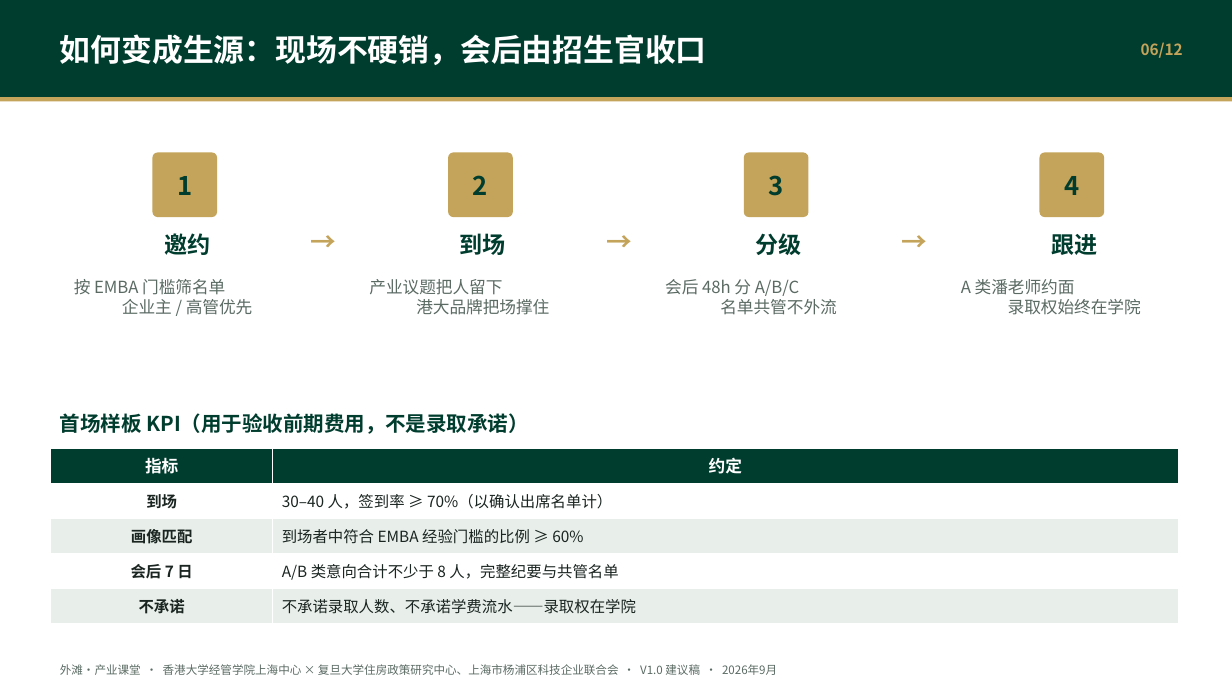
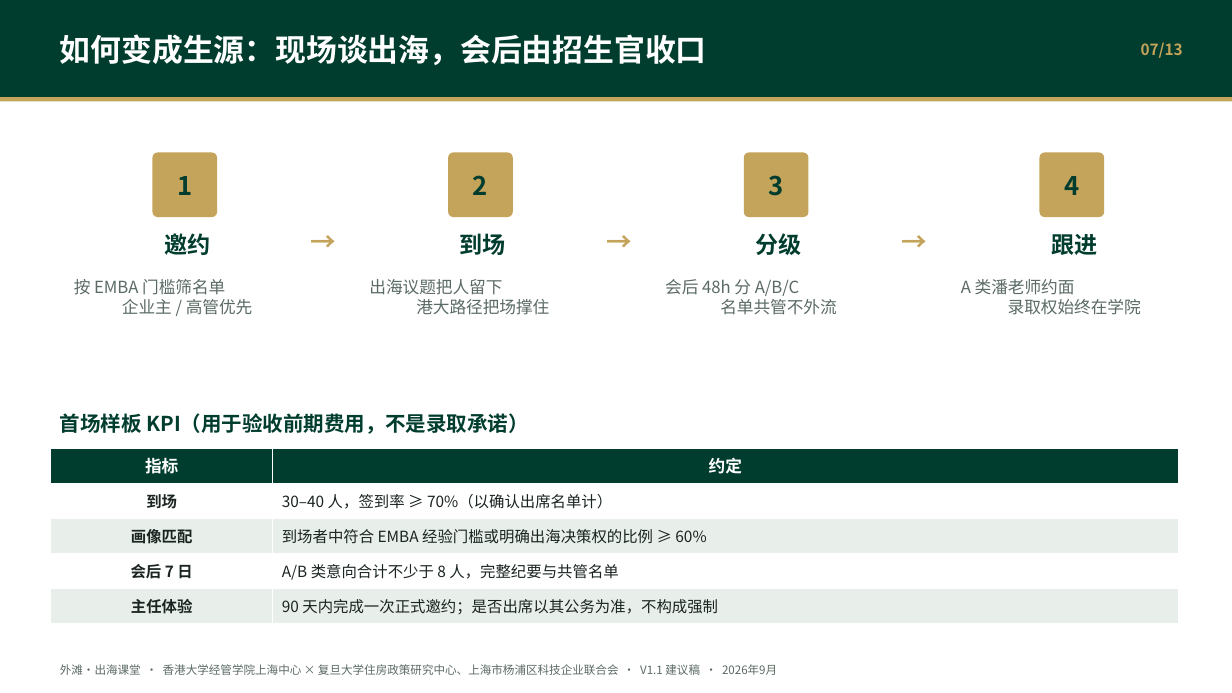
Before and after one commit to hujigang2010-maker/AIDEN, a slide deck: slide 7 of output/港大经管上海中心_外滩产业课堂_联合策划方案.pptx (slide 6 before the commit). Drawn at 1232x693 pixels with LibreOffice and Linux fonts; fonts in the diff are those of the drawing. Boxes give left, top, right and bottom in pixels: in the first picture for what was removed or moved away, otherwise in the second. Text is boxed around its words. In the diff, an @@ line names an element or a change of style, - is before the commit and + after.

```diff
--- a/output/港大经管上海中心_外滩产业课堂_联合策划方案.pptx
+++ b/output/港大经管上海中心_外滩产业课堂_联合策划方案.pptx
@@ text at <box>60,34,707,65</box>: text changed @@
-如何变成生源：现场不硬销，会后由招生官收口
+如何变成生源：现场谈出海，会后由招生官收口
@@ text at <box>1141,42,1183,58</box>: text changed @@
-06/12
+07/13
@@ text at <box>369,279,549,315</box>: text changed @@
-产业议题把人留下
-港大品牌把场撑住
+出海议题把人留下
+港大路径把场撑住
@@ table at <box>51,448,1178,624</box> @@
-row 3, column 2: 到场者中符合 EMBA 经验门槛的比例 ≥ 60%
+row 3, column 2: 到场者中符合 EMBA 经验门槛或明确出海决策权的比例 ≥ 60%
-row 5, column 1: 不承诺
+row 5, column 1: 主任体验
-row 5, column 2: 不承诺录取人数、不承诺学费流水——录取权在学院
+row 5, column 2: 90 天内完成一次正式邀约；是否出席以其公务为准，不构成强制
@@ text at <box>60,664,777,675</box>: text changed @@
-外滩·产业课堂 · 香港大学经管学院上海中心 × 复旦大学住房政策研究中心、上海市杨浦区科技企业联合会 · V1.0 建议稿 · 2026年9月
+外滩·出海课堂 · 香港大学经管学院上海中心 × 复旦大学住房政策研究中心、上海市杨浦区科技企业联合会 · V1.1 建议稿 · 2026年9月
```
Also in this commit, not shown: 8 other slides changed, 4 slides added, 3 slides removed, 14 other files.
